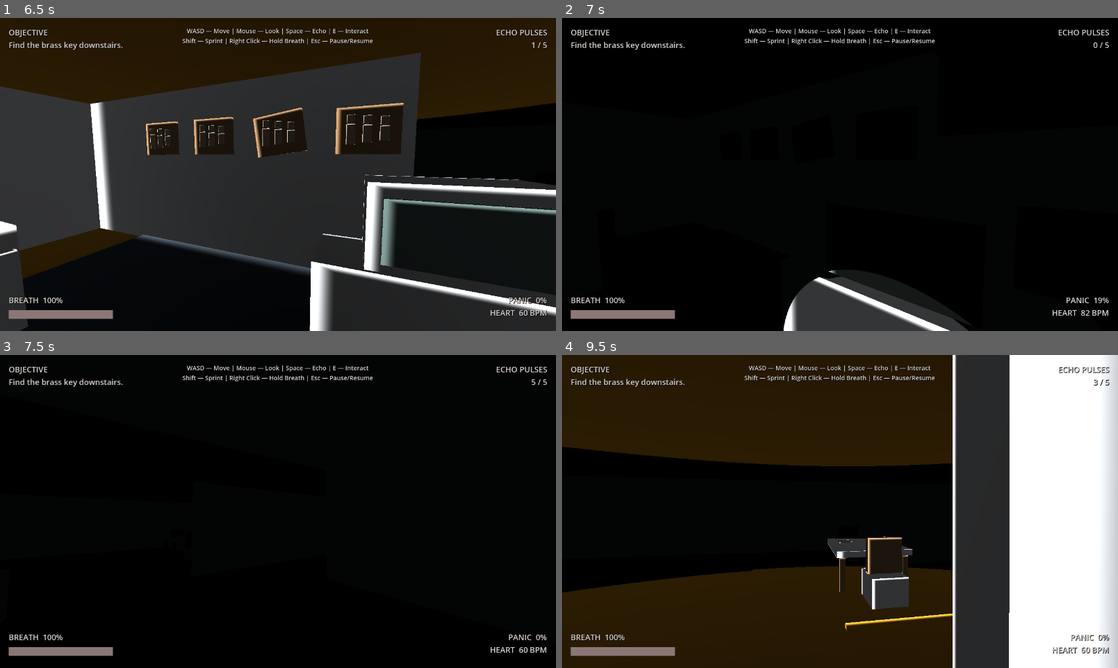
Above: before the commit, frames 1-4 (two rows, left to right).
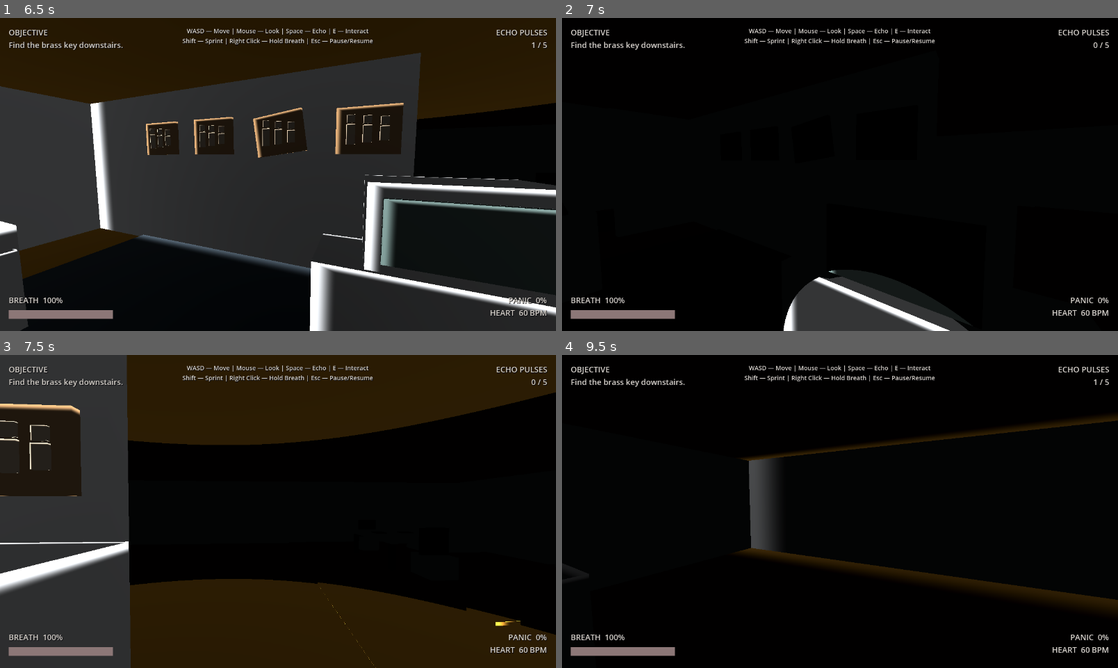
Above: after the commit, the same moments.

Repository: kaazkayy05/Project-3
Game: Godot game, scene res://demo/main_menu.tscn
The game is run twice, just before and just after one commit, with the same random seed, the same clock (stepped at 60 frames per second) and the same inputs. Sound files missing from this copy of the repository are replaced by a short silence.
Inputs (mouse positions are in pixels of both pictures, inside the frame that each line leads up to):
- Up to frame 1 (6.5 s): click "Play" at 0.5 s; tap Space at 1.25, 1.52, 2, 2.27, 3.77, 4.52 s; move the mouse to (400, 158) at 1.27 s; hold D 1.28-2.03 s; tap E at 1.35, 2.1, 3.05, 3.8, 4.35, 5.1, 6.05 s; click (400, 158) at 1.42 s; move the mouse to (250, 174) at 2.02 s; hold W 2.03-5.03 s; move the mouse to (289, 168) at 2.77 s; hold Shift 2.78-3.53 s; move the mouse to (272, 180) at 3.52 s; tap R at 3.6 s; move the mouse to (316, 177) at 4.27 s; tap Escape at 4.9 s; move the mouse to (111, 127) at 5.02 s; hold A 5.03-5.78 s; move the mouse to (305, 174) at 5.77 s; hold S from 5.78 s (still down); hold Shift from 5.78 s (still down); click (305, 174) at 5.92 s
- Up to frame 2 (7 s): move the mouse to (817, 168) at 6.52 s; release S at 6.53 s; release Shift at 6.53 s; hold D from 6.53 s (still down); tap R at 6.6 s; tap Space at 6.77 s; tap E at 6.8 s
- Up to frame 3 (7.5 s): tap R at 7.25 s; move the mouse to (400, 495) at 7.27 s; release D at 7.28 s; hold W from 7.28 s (still down); tap E at 7.35 s
- Up to frame 4 (9.5 s): keep holding W; tap Space at 7.52, 8.27 s; move the mouse to (812, 511) at 8.02 s; tap E at 8.1, 9.05 s; move the mouse to (851, 505) at 8.77 s; hold Shift from 8.78 s (still down)

Frame 1 is identical in both runs. In frame 2, 0.1% of the frame differs, in the area x 90-99%, y 89-96%; in frame 3, 58%; in frame 4, 75%, in the area x 0-100%, y 0-100%.

Commit message:
Tune ambient floor to 0.04 and relocate monster spawn away from player

Diff:
--- a/echoes-of-home/demo/house_demo.gd
+++ b/echoes-of-home/demo/house_demo.gd
@@ -63,7 +63,7 @@
 	breath_system.connect(&"gasp_triggered", Callable(self, "_on_gasp_triggered"))
 	monster = MONSTER_SCENE.instantiate() as MonsterAI
 	monster.name = "Monster"
-	monster.position = Vector3(4, 3.1, 0)
+	monster.position = Vector3(10, 3.1, -8)
 	add_child(monster)
 	monster.bind_acoustic_system(acoustic)
 	breath_system.bind_seam4_player(player)
@@ -79,8 +79,8 @@
 	world.environment = Environment.new()
 	world.environment.background_mode = Environment.BG_COLOR
 	world.environment.background_color = Color("0a0a0c")
-	world.environment.ambient_light_source = Environment.AMBIENT_SOURCE_DISABLED
-	world.environment.ambient_light_energy = 0.0
+	world.environment.ambient_light_source = Environment.AMBIENT_SOURCE_COLOR
+	world.environment.ambient_light_energy = 0.25; world.environment.ambient_light_color = Color("1a1e24")
 	world.environment.reflected_light_source = Environment.REFLECTION_SOURCE_DISABLED
 	add_child(world)
 	if not MusicManager.music.playing:
--- a/echoes-of-home/systems/acoustic_pulse/acoustic_pulse_system.gd
+++ b/echoes-of-home/systems/acoustic_pulse/acoustic_pulse_system.gd
@@ -22,7 +22,7 @@
 @export var base_pulse_speed: float = 8.0
 
 @export_group("Noise Emission Tuning")
-@export var base_pulse_noise_radius: float = 12.0
+@export var base_pulse_noise_radius: float = 7.5
 @export var base_footstep_noise_radius: float = 5.0
 @export var base_gasp_noise_radius: float = 14.0
 
--- a/echoes-of-home/systems/environment/echo_surface.gdshader
+++ b/echoes-of-home/systems/environment/echo_surface.gdshader
@@ -8,7 +8,7 @@
 uniform vec4 echo_color : source_color = vec4(0.933, 0.949, 0.969, 1.0);
 
 // Visibility tuning controls
-uniform float ambient_floor : hint_range(0.0, 0.2) = 0.04;      // Faint persistent baseline
+uniform float ambient_floor : hint_range(0.0, 0.3) = 0.04;      // Faint persistent baseline
 uniform float wave_trail_distance : hint_range(4.0, 30.0) = 16.0; // How far back the wave illuminates (was 8.0)
 uniform float surface_fill_boost : hint_range(0.0, 1.0) = 0.22;   // Wall/floor visibility (was 0.045)
 uniform float edge_glow_boost : hint_range(1.0, 3.0) = 1.6;       // Edge pop strength
